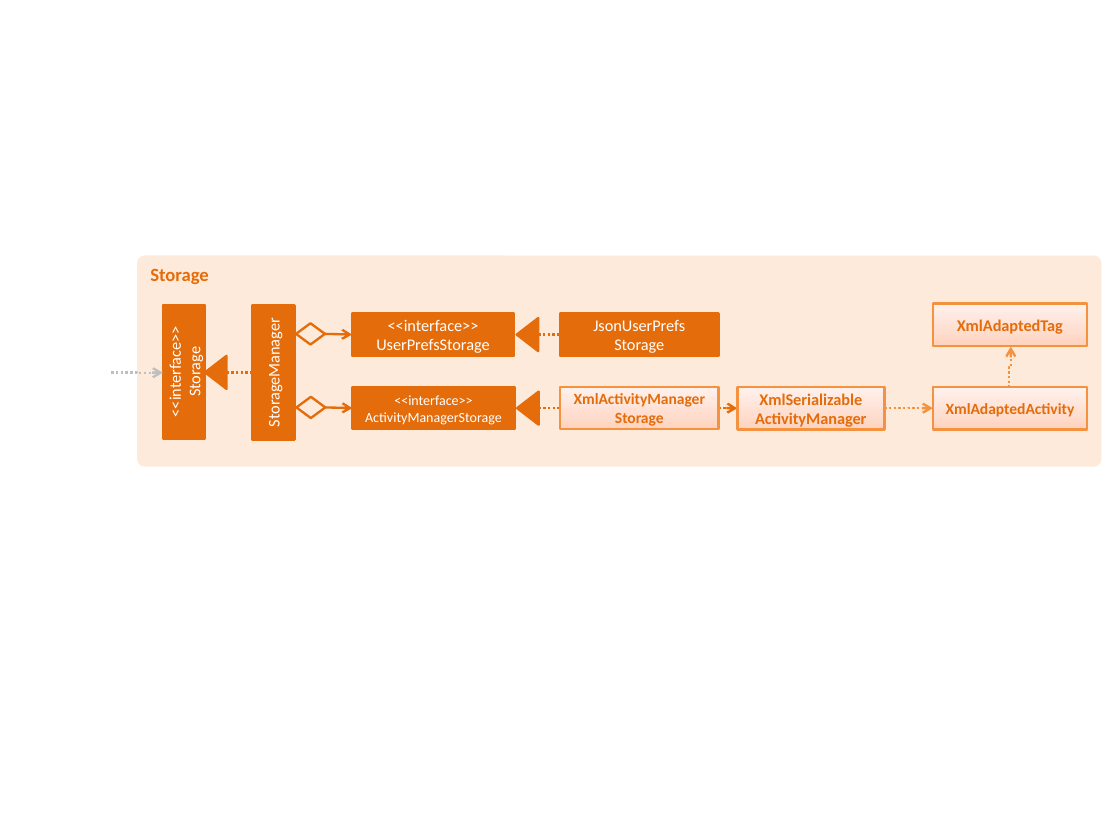
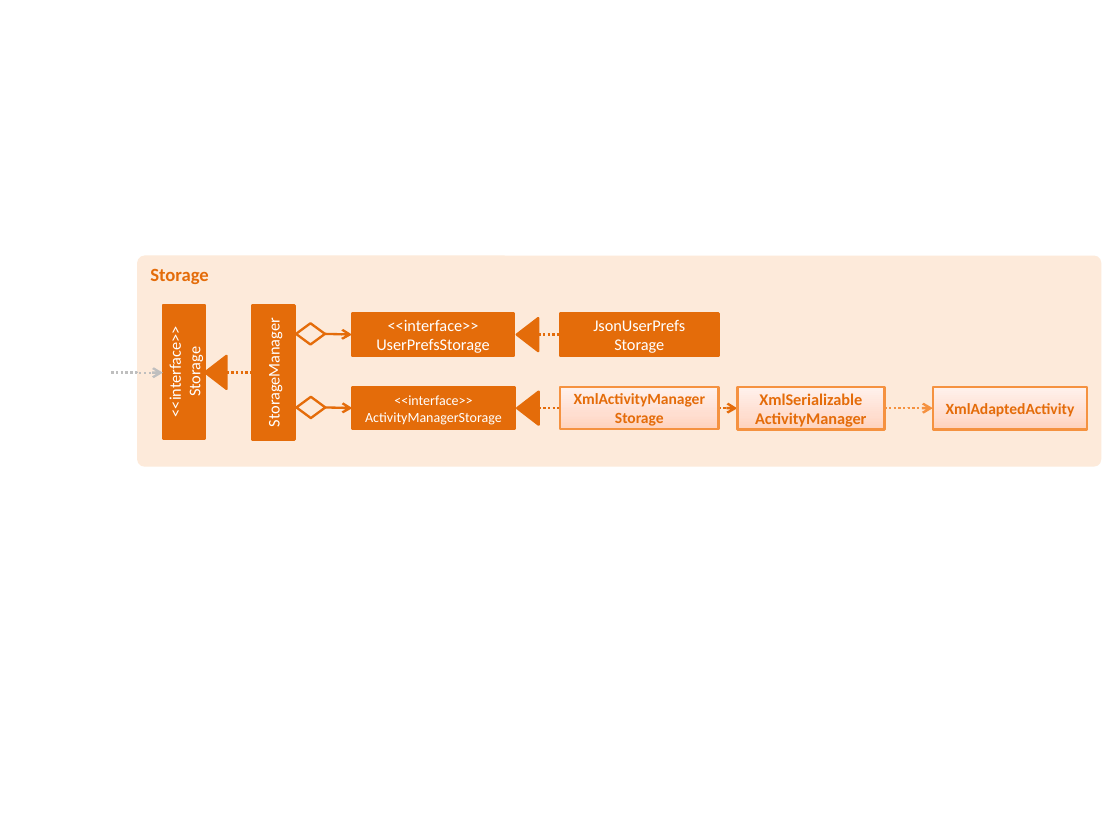
Before and after one commit to CS2103AUG2016-W14-C1/addressbook-level4, a slide deck: slide 8 of docs/diagrams/Diagrams.pptx. Drawn at 1120x840 pixels with LibreOffice and Linux fonts; fonts in the diff are those of the drawing. Boxes give left, top, right and bottom in pixels: in the first picture for what was removed or moved away, otherwise in the second. Text is boxed around its words. In the diff, an @@ line names an element or a change of style, - is before the commit and + after.

```diff
--- a/docs/diagrams/Diagrams.pptx
+++ b/docs/diagrams/Diagrams.pptx
@@ rectangle removed at (933,304,1088,346) @@
-XmlAdaptedTag
@@ elbow arrow removed from (1009, 388) to (1010, 347) @@
```
Also in this commit, not shown: 1 other slide changed, 2 other files.
